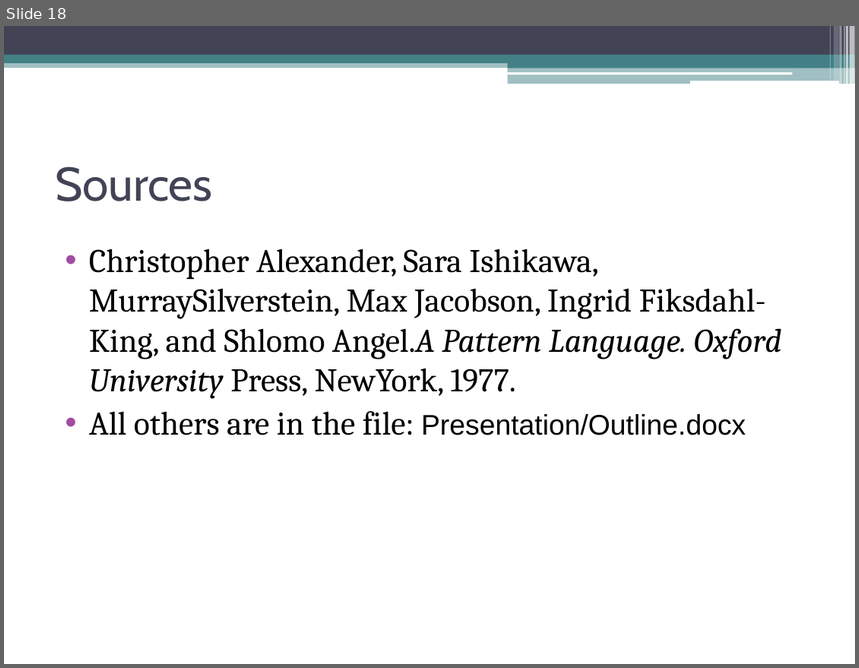
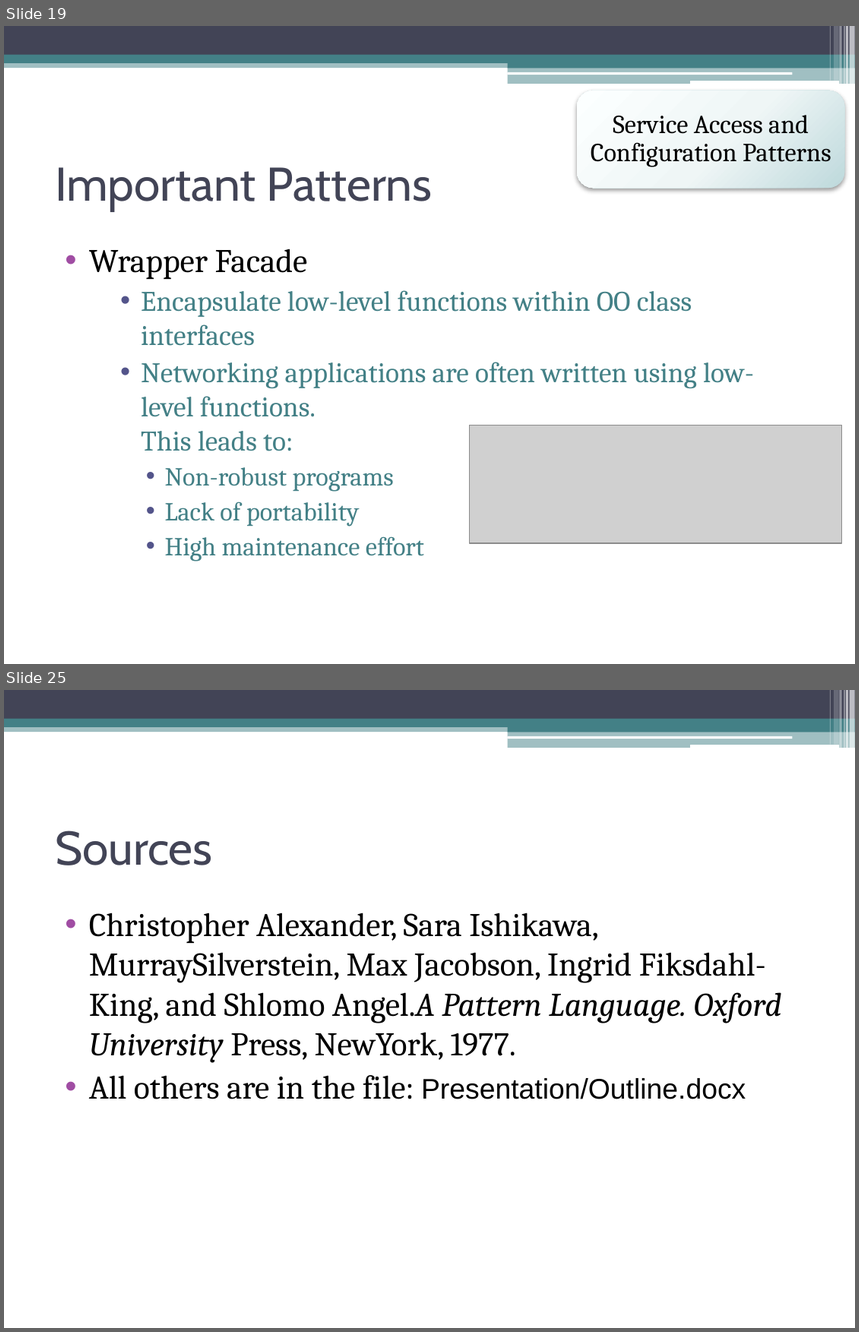
Before and after one commit to CodeLionX/ePortfolio_DesignPatterns, a slide deck: presentation/Design Patterns.pptx. Shown one above the other, each under a label of ours: slide 18 before the commit, slides 19 and 25 after it; the slides between them are not shown. The pictures are 859x668 and 859x1332 pixels, drawn with LibreOffice and Linux fonts; fonts in the diff are those of the drawing; grey boxes stand for pictures. Boxes give left, top, right and bottom in pixels: in the first picture for what was removed or moved away, otherwise in the second. Text is boxed around its words. In the diff, an @@ line names an element or a change of style, - is before the commit and + after.

```diff
--- a/presentation/Design Patterns.pptx
+++ b/presentation/Design Patterns.pptx
@@ slide 19 added at (x1=4, y1=26, x2=855, y2=664), background #FFFFFF; not listed: 13 template elements that a slide beside it also shows @@
@@ rounded rectangle added at (x1=577, y1=91, x2=845, y2=189), fill gradient #FEFEFE to #F0F6F6 to #BFD9DD @@
@@ text added at (x1=591, y1=115, x2=832, y2=167), 22 pt, text #000000 @@
+Service Access and Configuration Patterns
@@ title added at (x1=55, y1=167, x2=433, y2=211), 40 pt, text #424456 @@
+Important Patterns
@@ text added at (x1=89, y1=249, x2=754, y2=561), 24 pt, text #438086 @@
+• Wrapper Facade
+    • Encapsulate low-level functions within OO class interfaces
+    • Networking applications are often written using low-level functions.
+      This leads to:
+      • Non-robust programs
+      • Lack of portability
+      • High maintenance effort
@@ picture added at (x1=470, y1=425, x2=842, y2=544) @@
@@ what was slide 18 is now slide 25 @@
```
Also in this commit, not shown: 1 slide changed, 6 other slides added, 1 other file.
